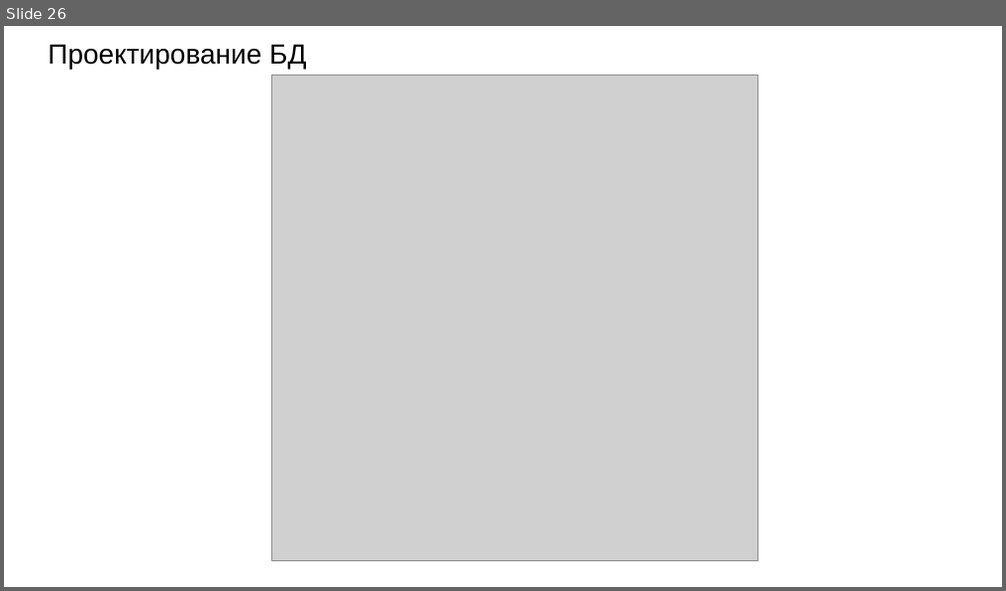
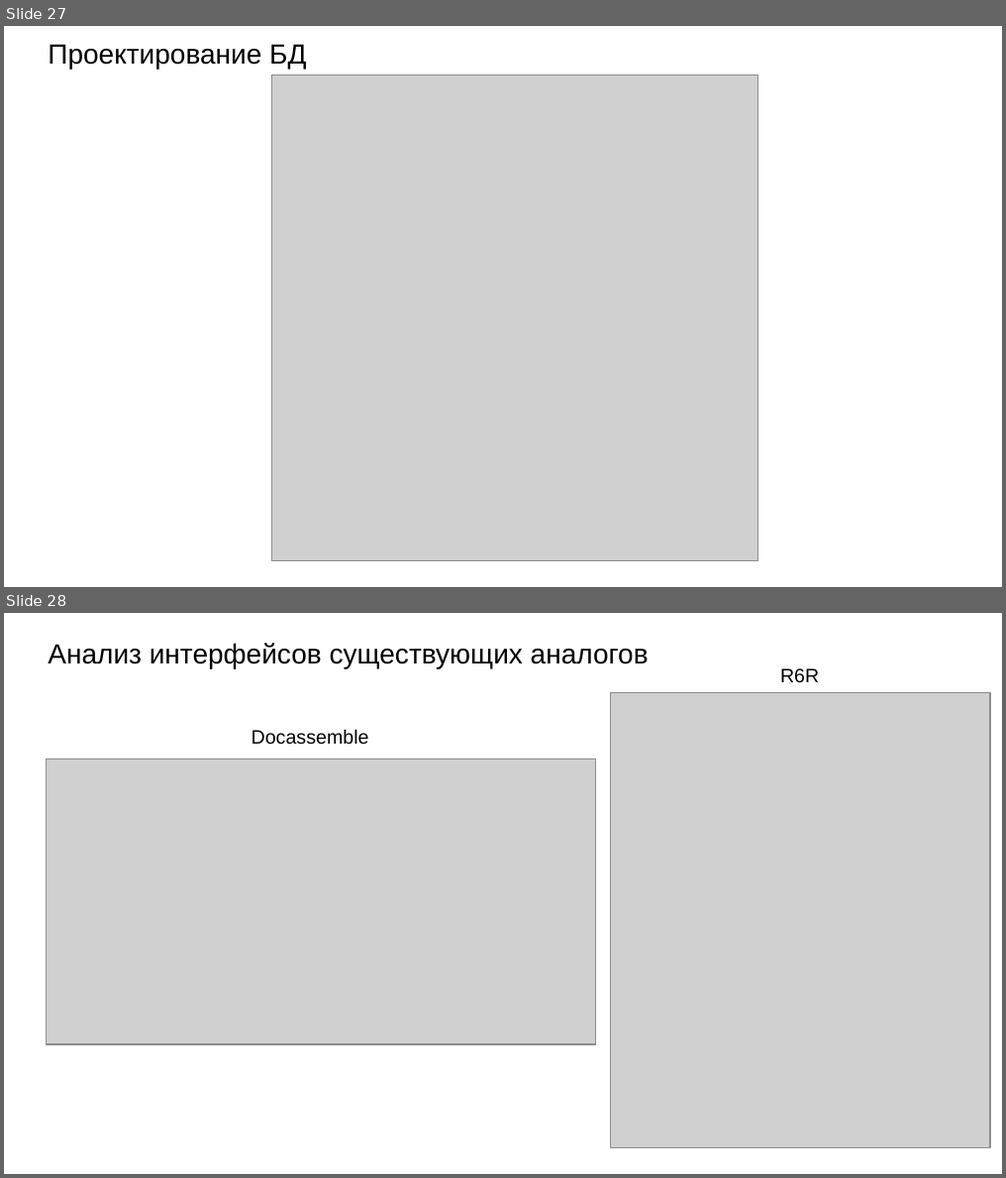
Before and after one commit to teamdevm/teamwork-positive, a slide deck: Documentation/Отчет по проекту.pptx. Shown one above the other, each under a label of ours: slide 26 before the commit, slides 27 and 28 after it. The pictures are 1006x591 and 1006x1178 pixels, drawn with LibreOffice and Linux fonts; fonts in the diff are those of the drawing; grey boxes stand for pictures. Boxes give left, top, right and bottom in pixels: in the first picture for what was removed or moved away, otherwise in the second. Text is boxed around its words. In the diff, an @@ line names an element or a change of style, - is before the commit and + after.

```diff
--- a/Documentation/Отчет по проекту.pptx
+++ b/Documentation/Отчет по проекту.pptx
@@ slide 28 added at (4,613,1002,1174), background #FFFFFF @@
@@ title added at (48,643,648,668), 20 pt, text #000000 @@
+Анализ интерфейсов существующих аналогов
@@ text added at (780,668,819,683), 14 pt, text #000000 @@
+R6R
@@ picture added at (610,693,990,1149) @@
@@ text added at (252,729,369,745), 14 pt, text #000000 @@
+Docassemble
@@ picture added at (46,760,596,1045) @@
@@ what was slide 26 is now slide 27 @@
```
Also in this commit, not shown: 9 slides changed, 15 other slides added, 2 slides removed, 2 other files.
